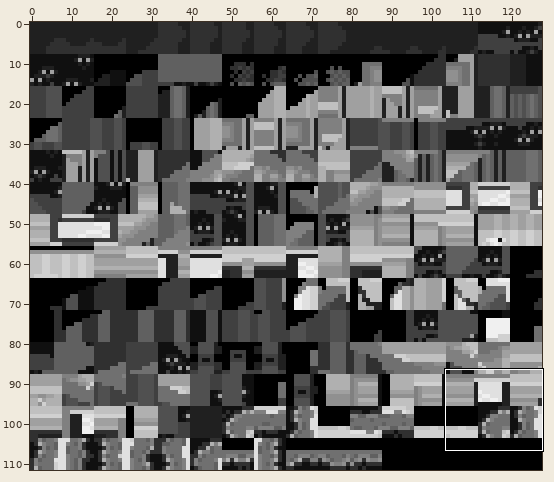
Two states of a sprite sheet, data/tilesets/secondary/twinleaf/tiles.png. Above, an overview of the earlier version with the close-up marked.
Close-up. Before:
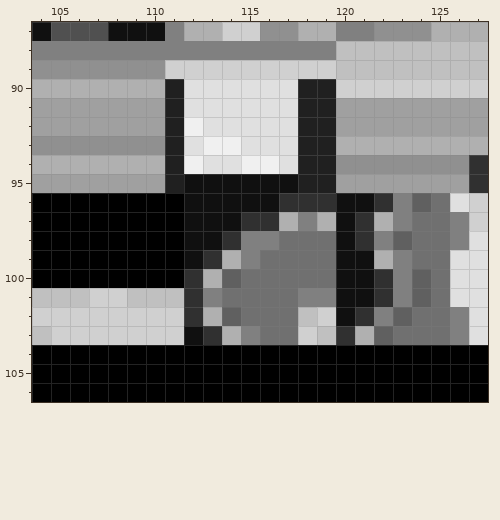
The file is 128x112 pixels. Shown: x 104..127, y 87..106. The commit also changed other parts of the picture, which this record leaves out.
After the commit:
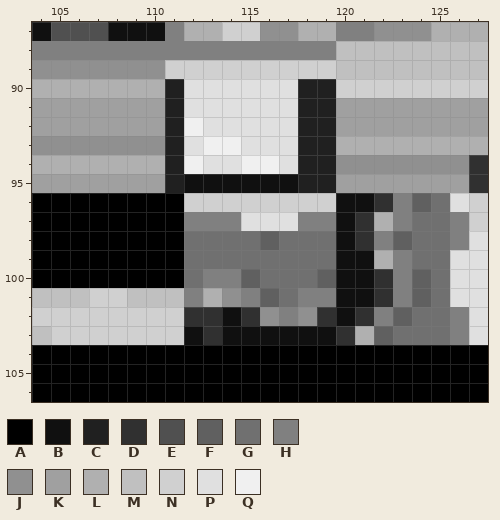
Palette (. is transparent): A #000000  B #101010  C #202020  D #303030  E #505050  F #606060  G #707070  H #808080  J #909090  K #a0a0a0  L #b0b0b0  M #c0c0c0  N #d0d0d0  P #e0e0e0  Q #f0f0f0
From old to new:
Changed rows in their new state; - is an unchanged pixel.
first column x 112:
 96 NNNNNNNN
 97 HHHPPP-H
 98 GGGGF---
 99 GGGG----
100 GHHF---F
101 HLJHF---
102 -DBDJHJD
103 --BBBBBB
Where, in picture pixels (left, top, right, bottom), the same in both close-ups:
changed: (184, 193, 336, 345)
